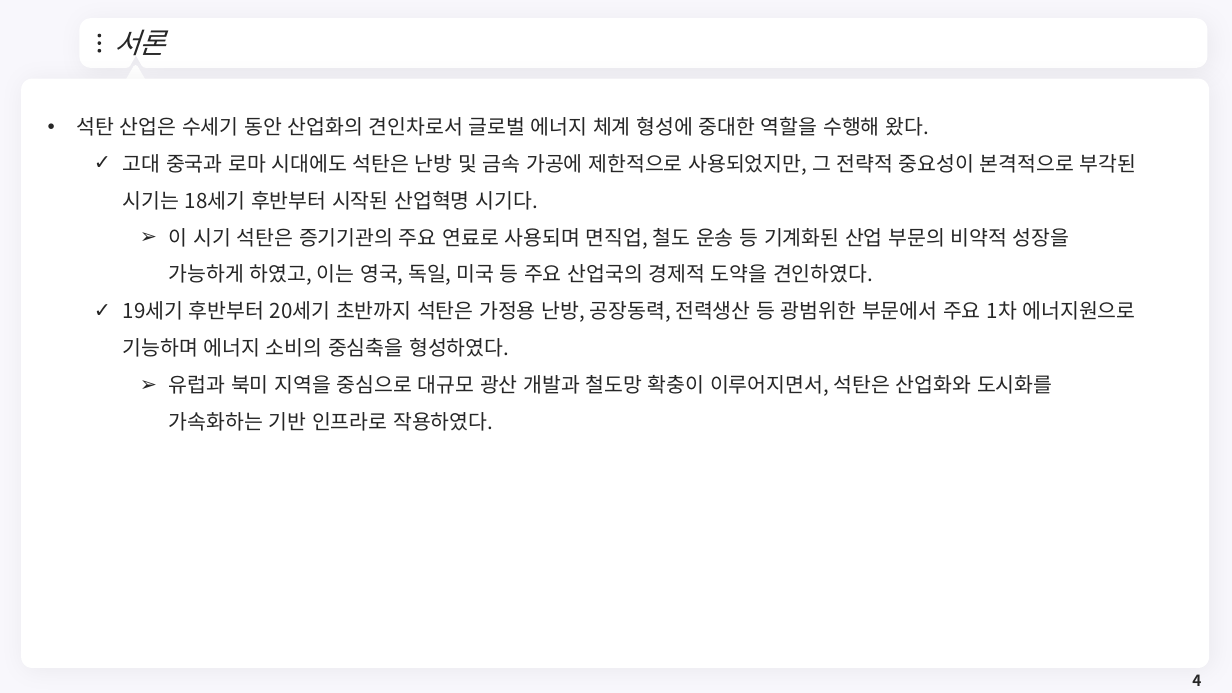
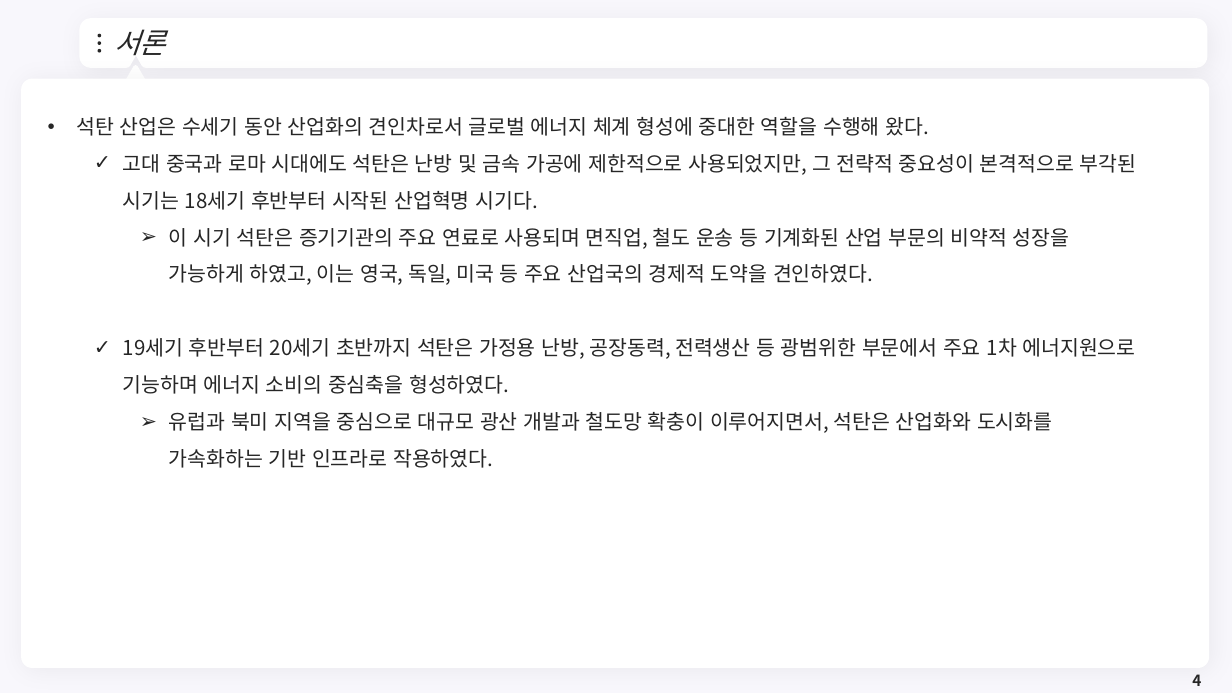
Before and after one commit to meandthey/Teaching, a slide deck: slide 4 of 에너지경제학/자원에너지경제학_Chapter_5 (석탄).pptx. Drawn at 1232x693 pixels with LibreOffice and Linux fonts; fonts in the diff are those of the drawing; background and template pictures are left out. Boxes give left, top, right and bottom in pixels: in the first picture for what was removed or moved away, otherwise in the second. Text is boxed around its words. In the diff, an @@ line names an element or a change of style, - is before the commit and + after.

```diff
--- a/에너지경제학/자원에너지경제학_Chapter_5 (석탄).pptx
+++ b/에너지경제학/자원에너지경제학_Chapter_5 (석탄).pptx
@@ text "석탄 산업은 수세기 동안 산업화의 ..." rewrapped from [76,117,1137,431] to [76,117,1137,468] @@
```
Also in this commit, not shown: 4 other slides changed, 3 slides added, 1 slide removed, 4 other files.
